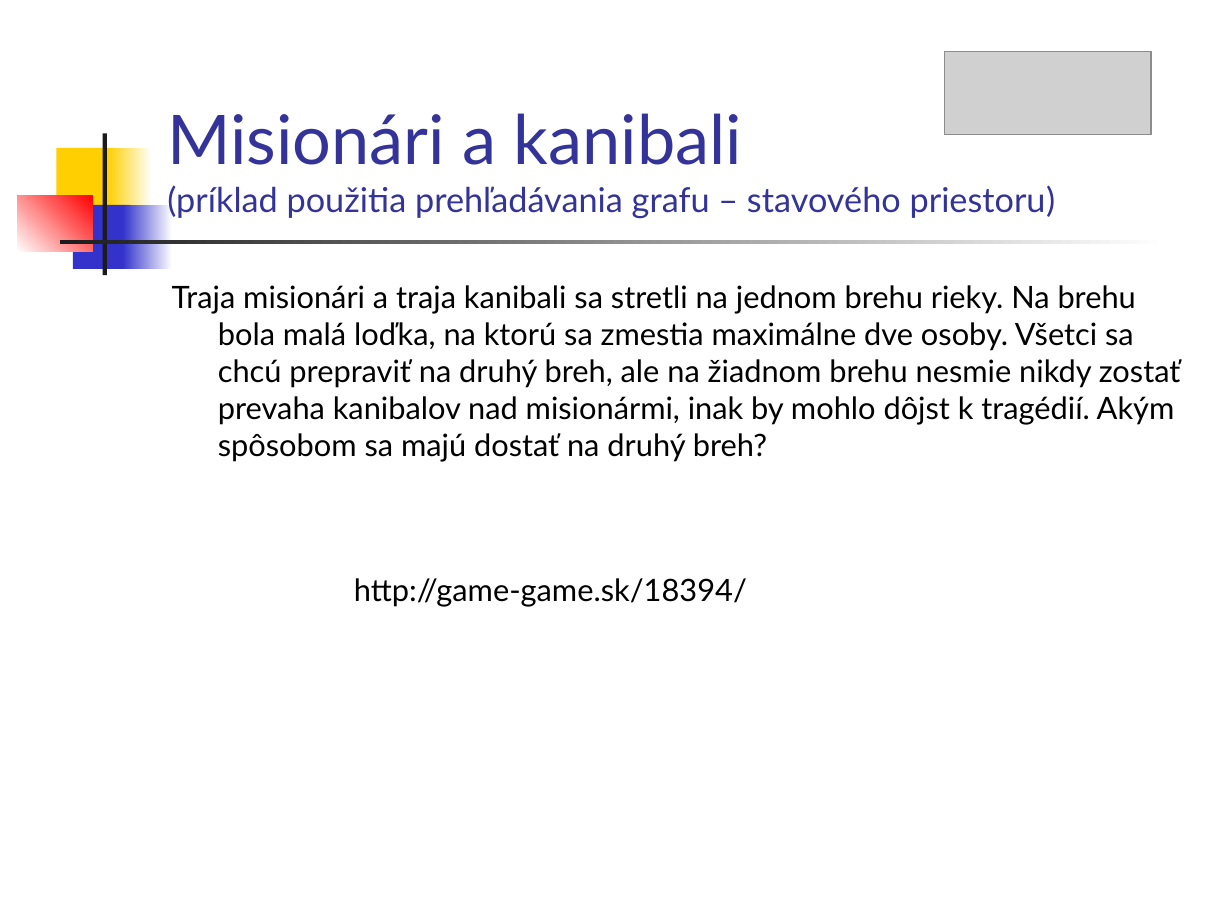
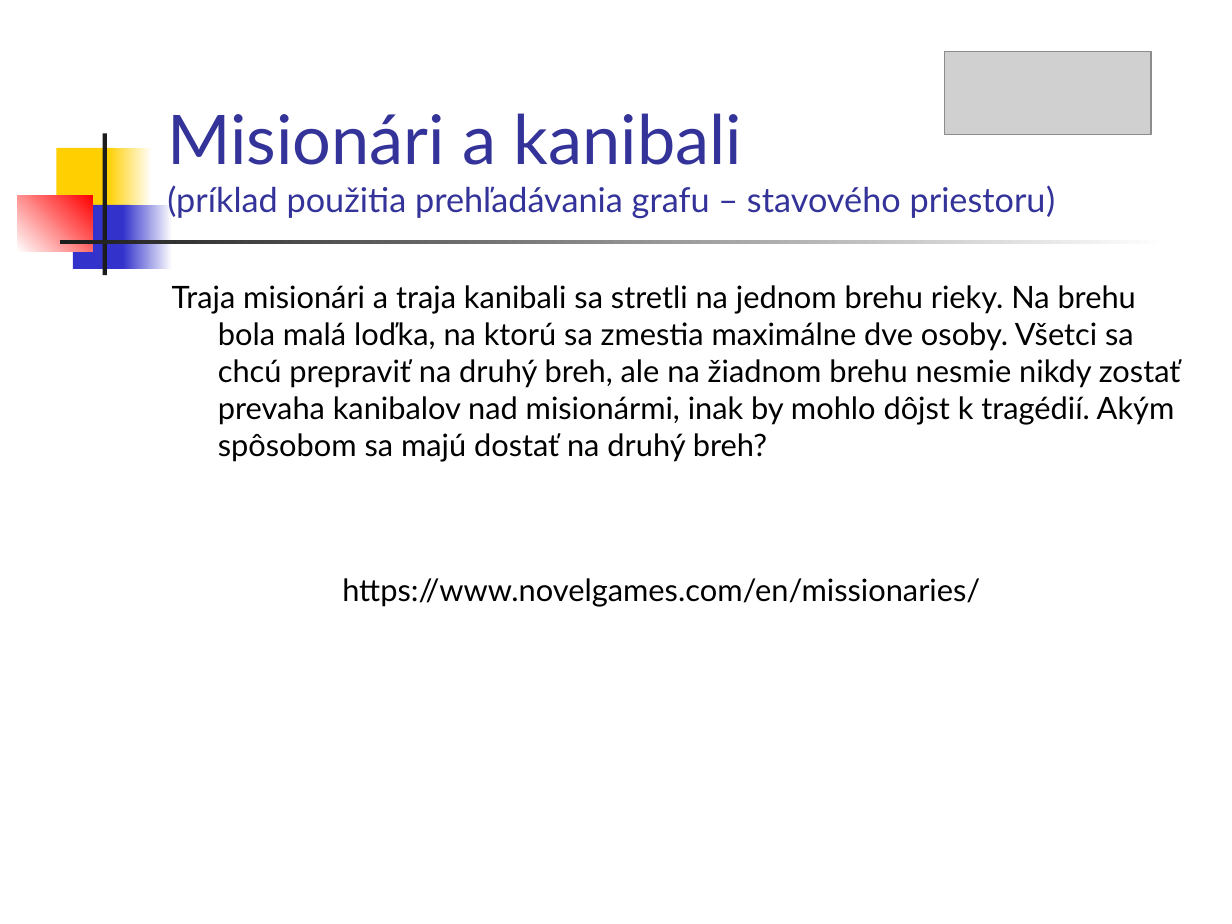
Before and after one commit to paradigmy/Prednasky, a slide deck: slide 23 of 12/logicke3.ppt. Drawn at 1232x924 pixels with LibreOffice and Linux fonts; fonts in the diff are those of the drawing; grey boxes stand for pictures. Boxes give left, top, right and bottom in pixels: in the first picture for what was removed or moved away, otherwise in the second. Text is boxed around its words. In the diff, an @@ line names an element or a change of style, - is before the commit and + after.

```diff
--- a/12/logicke3.ppt
+++ b/12/logicke3.ppt
@@ text at bbox=[342, 578, 980, 607]: text changed @@
-http://game-game.sk/18394/
+https://www.novelgames.com/en/missionaries/
```
Also in this commit, not shown: 1 other slide changed, 1 other file.
